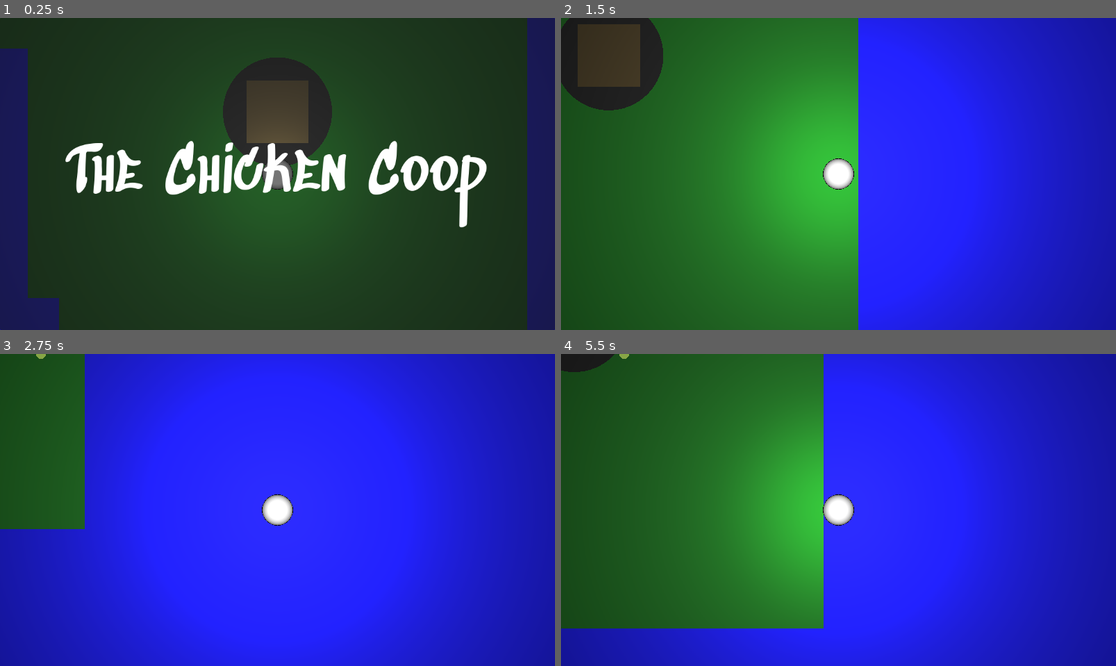
Above: before the commit, frames 1-4 (two rows, left to right).
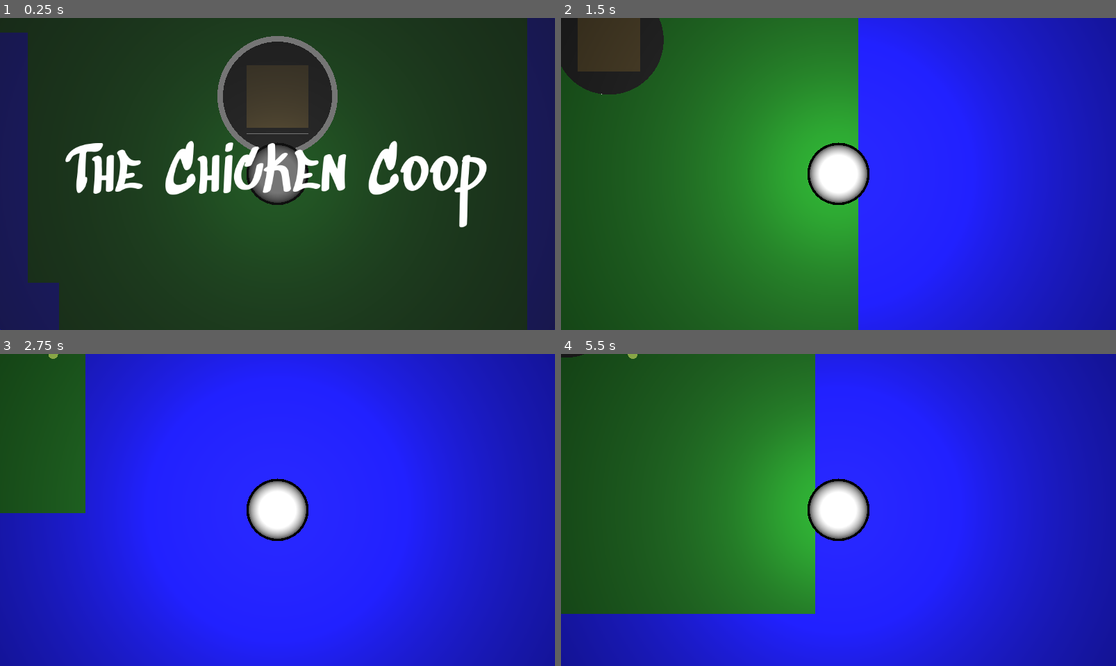
Above: after the commit, the same moments.

Repository: to-jajav33/flowingRPG
Game: Godot game, scene res://main/main.tscn
Two runs of this game, one before a commit and one after it. Both use one fixed random seed, a clock stepped at 60 frames per second and the inputs below.
Inputs:
- Up to frame 1 (0.25 s): no input
- Up to frame 2 (1.5 s): tap Enter at 0.5 s; hold Right (ui_right) 0.53-1.28 s; hold Down (ui_down) from 1.28 s (still down)
- Up to frame 3 (2.75 s): release Down (ui_down) at 2.03 s; hold Right (ui_right) from 2.03 s (still down)
- Up to frame 4 (5.5 s): release Right (ui_right) at 2.78 s; hold Up (ui_up) 2.78-3.53 s; hold Left (ui_left) 3.53-5.03 s; tap Space at 5 s; hold Down (ui_down) from 5.03 s (still down)

The runs differ from the first frame. In frame 1, 4.2% of the frame differs, in the area x 0-61%, y 4-90%; in frame 2, 3.3%; in frame 3, 2.4%; in frame 4, 5.2%, in the area x 0-56%, y 0-88%.

Commit message:
adding highlighting

Diff:
--- a/main/components/coop.gd
+++ b/main/components/coop.gd
@@ -10,3 +10,20 @@
 # Called every frame. 'delta' is the elapsed time since the previous frame.
 func _process(delta):
 	pass
+
+func highlightSelectable():
+	$MeshInstance3D.mesh.material.next_pass.cull_mode = BaseMaterial3D.CULL_FRONT;
+	$MeshInstance3D.mesh.material.next_pass.shading_mode = BaseMaterial3D.SHADING_MODE_UNSHADED;
+	$MeshInstance3D.mesh.material.next_pass.grow = true;
+	$MeshInstance3D.mesh.material.next_pass.grow_amount = 0.2;
+
+	$MeshInstance3D2.mesh.material.next_pass.cull_mode = BaseMaterial3D.CULL_FRONT;
+	$MeshInstance3D2.mesh.material.next_pass.shading_mode = BaseMaterial3D.SHADING_MODE_UNSHADED;
+	$MeshInstance3D2.mesh.material.next_pass.grow = true;
+	$MeshInstance3D2.mesh.material.next_pass.grow_amount = 0.2;
+	return;
+
+func unhighlightSelectable():
+	$MeshInstance3D.mesh.material.next_pass.grow = false;
+	$MeshInstance3D2.mesh.material.next_pass.grow = false;
+	return;
--- a/main/components/coop.tscn
+++ b/main/components/coop.tscn
@@ -10,14 +10,26 @@
 [sub_resource type="CylinderShape3D" id="CylinderShape3D_0tav3"]
 radius = 1.5
 
+[sub_resource type="StandardMaterial3D" id="StandardMaterial3D_cctg8"]
+cull_mode = 1
+grow = true
+grow_amount = 0.2
+
 [sub_resource type="StandardMaterial3D" id="StandardMaterial3D_acjjy"]
+next_pass = SubResource("StandardMaterial3D_cctg8")
 albedo_color = Color(0.301961, 0.243137, 0.101961, 1)
 
 [sub_resource type="BoxMesh" id="BoxMesh_6vgxh"]
 material = SubResource("StandardMaterial3D_acjjy")
 size = Vector3(2, 2, 2)
 
+[sub_resource type="StandardMaterial3D" id="StandardMaterial3D_t042i"]
+cull_mode = 1
+grow = true
+grow_amount = 0.2
+
 [sub_resource type="StandardMaterial3D" id="StandardMaterial3D_3stq4"]
+next_pass = SubResource("StandardMaterial3D_t042i")
 albedo_color = Color(0.0705882, 0.0705882, 0.0705882, 1)
 
 [sub_resource type="CylinderMesh" id="CylinderMesh_3qwjt"]
--- a/main/components/grid.gd
+++ b/main/components/grid.gd
@@ -57,11 +57,7 @@
 	var tileName = TILE_NAMES.tile_grass;
 	currMapPos.y = -1;
 
-	var halfW = ceil(chunkMapWidth * 0.5);
-	var halfH = ceil(chunkMapHeight * 0.5);
-	var startBufferW = halfW * 0.5;
-	var startBufferH = halfH * 0.5;
-	if ((currMapPos.x < startBufferW and currMapPos.x > -startBufferW) and (currMapPos.z < startBufferH and currMapPos.z > -startBufferH)):
+	if (self.isWithinStartPos(currMapPos)):
 		tileName = TILE_NAMES.tile_grass;
 		currMapPos.y = -1;
 	elif (tileGroundVal < 0.10):
@@ -71,6 +67,9 @@
 	return tileName;
 
 func addResource(currMapPos: Vector3i, floorTileName: String):
+	if (self.isWithinStartPos(currMapPos)):
+		return;
+
 	var mapKey = str(currMapPos.x)+ '_' +str(currMapPos.z);
 	if (resourceTracker.has(mapKey)):
 		return;
@@ -83,11 +82,18 @@
 #		print("****resource tiles****");
 #		print(tileResourceVal);
 
-	if (tileResourceVal < -0.4):
+	if ((int(abs(tileResourceVal * 100.0)) % 19) == 0):
 		resourceTracker[mapKey] = true;
-		var resourceGrass: RigidBody3D = load("res://main/components/resource_grass.tscn").instantiate();
+		var resourceGrass: RigidBody3D = load("res://main/components/resource_grass.tscn").instantiate(PackedScene.GEN_EDIT_STATE_INSTANCE);
 		for mainChar in self.get_tree().get_nodes_in_group("group_main_character"):
 			resourceGrass.add_collision_exception_with(mainChar);
 		self.add_child(resourceGrass);
 		resourceGrass.global_position = self.to_global(self.map_to_local(currMapPos + Vector3i.UP));
 	return;
+
+func isWithinStartPos(currMapPos):
+	var halfW = ceil(chunkMapWidth * 0.5);
+	var halfH = ceil(chunkMapHeight * 0.5);
+	var startBufferW = halfW * 0.5;
+	var startBufferH = halfH * 0.5;
+	return ((currMapPos.x < startBufferW and currMapPos.x > -startBufferW) and (currMapPos.z < startBufferH and currMapPos.z > -startBufferH));
--- a/main/components/main_character.gd
+++ b/main/components/main_character.gd
@@ -28,3 +28,17 @@
 	var finalVel = dir * SPEED;
 	self.apply_central_force((finalVel - self.linear_velocity) / delta);
 	pass
+
+
+func _on_area_3d_body_entered(body):
+	if (body.has_method("highlightSelectable")):
+		body.highlightSelectable();
+		return;
+	pass # Replace with function body.
+
+
+func _on_area_3d_body_exited(body):
+	if (body.has_method("unhighlightSelectable")):
+		body.unhighlightSelectable();
+		return;
+	pass # Replace with function body.
--- a/main/components/main_character.tscn
+++ b/main/components/main_character.tscn
@@ -1,12 +1,16 @@
-[gd_scene load_steps=4 format=3 uid="uid://c4kgghoffdd0l"]
+[gd_scene load_steps=5 format=3 uid="uid://c4kgghoffdd0l"]
 
 [ext_resource type="Script" path="res://main/components/main_character.gd" id="1_rj8xb"]
 [ext_resource type="PackedScene" uid="uid://bn3foeduqbgbj" path="res://main/components/timer_light.tscn" id="2_v5dlp"]
 
 [sub_resource type="SphereShape3D" id="SphereShape3D_3fpq6"]
+radius = 1.0
+
+[sub_resource type="CylinderShape3D" id="CylinderShape3D_31584"]
+height = 1.0
+radius = 2.0
 
 [node name="main_character" type="RigidBody3D"]
-transform = Transform3D(1, 0, 0, 0, 1, 0, 0, 0, 1, 0, 2.11199, 0)
 can_sleep = false
 lock_rotation = true
 script = ExtResource("1_rj8xb")
@@ -15,13 +19,23 @@
 shape = SubResource("SphereShape3D_3fpq6")
 
 [node name="CSGSphere3D" type="CSGSphere3D" parent="."]
+radius = 1.0
 radial_segments = 32
 rings = 32
 
 [node name="Camera3D" type="Camera3D" parent="."]
-transform = Transform3D(1, 0, 0, 0, -4.37114e-08, 1, 0, -1, -4.37114e-08, 0, 2.64242, 0)
+transform = Transform3D(1, 0, 0, 0, -0.000942543, 1, 0, -1, -0.000942543, 0, 2.642, 0)
 projection = 1
 current = true
 size = 10.0
 
 [node name="timer_light" parent="Camera3D" instance=ExtResource("2_v5dlp")]
+
+[node name="Area3D" type="Area3D" parent="."]
+input_ray_pickable = false
+
+[node name="CollisionShape3D" type="CollisionShape3D" parent="Area3D"]
+shape = SubResource("CylinderShape3D_31584")
+
+[connection signal="body_entered" from="Area3D" to="." method="_on_area_3d_body_entered"]
+[connection signal="body_exited" from="Area3D" to="." method="_on_area_3d_body_exited"]
--- /dev/null
+++ b/main/components/resource_grass.gd
@@ -0,0 +1,16 @@
+extends RigidBody3D
+
+
+func highlightSelectable():
+	print("highlight grass");
+	$MeshInstance3D.mesh.material.next_pass.cull_mode = BaseMaterial3D.CULL_BACK;
+	$MeshInstance3D.mesh.material.next_pass.shading_mode = BaseMaterial3D.SHADING_MODE_UNSHADED;
+	$MeshInstance3D.mesh.material.next_pass.grow = true;
+	$MeshInstance3D.mesh.material.next_pass.grow_amount = 0.05;
+	return;
+
+func unhighlightSelectable():
+	print("UNHIGHLIGHT grass");
+	$MeshInstance3D.mesh.material.next_pass.cull_mode = BaseMaterial3D.CULL_FRONT;
+	$MeshInstance3D.mesh.material.next_pass.grow = false;
+	return;
--- a/main/components/resource_grass.tscn
+++ b/main/components/resource_grass.tscn
@@ -1,9 +1,18 @@
-[gd_scene load_steps=4 format=3 uid="uid://e5it3xfhyeli"]
+[gd_scene load_steps=6 format=3 uid="uid://e5it3xfhyeli"]
+
+[ext_resource type="Script" path="res://main/components/resource_grass.gd" id="1_bpb8r"]
+
+[sub_resource type="StandardMaterial3D" id="StandardMaterial3D_lxhxq"]
+resource_local_to_scene = true
+cull_mode = 1
 
 [sub_resource type="StandardMaterial3D" id="StandardMaterial3D_hh501"]
+resource_local_to_scene = true
+next_pass = SubResource("StandardMaterial3D_lxhxq")
 albedo_color = Color(0.133333, 0.309804, 0.156863, 1)
 
 [sub_resource type="CylinderMesh" id="CylinderMesh_7ahb5"]
+resource_local_to_scene = true
 material = SubResource("StandardMaterial3D_hh501")
 top_radius = 0.25
 bottom_radius = 0.25
@@ -22,6 +31,7 @@
 axis_lock_angular_y = true
 axis_lock_angular_z = true
 lock_rotation = true
+script = ExtResource("1_bpb8r")
 
 [node name="MeshInstance3D" type="MeshInstance3D" parent="."]
 mesh = SubResource("CylinderMesh_7ahb5")
Not shown: 1 places in main/components/coop.tscn that only renumber resources
